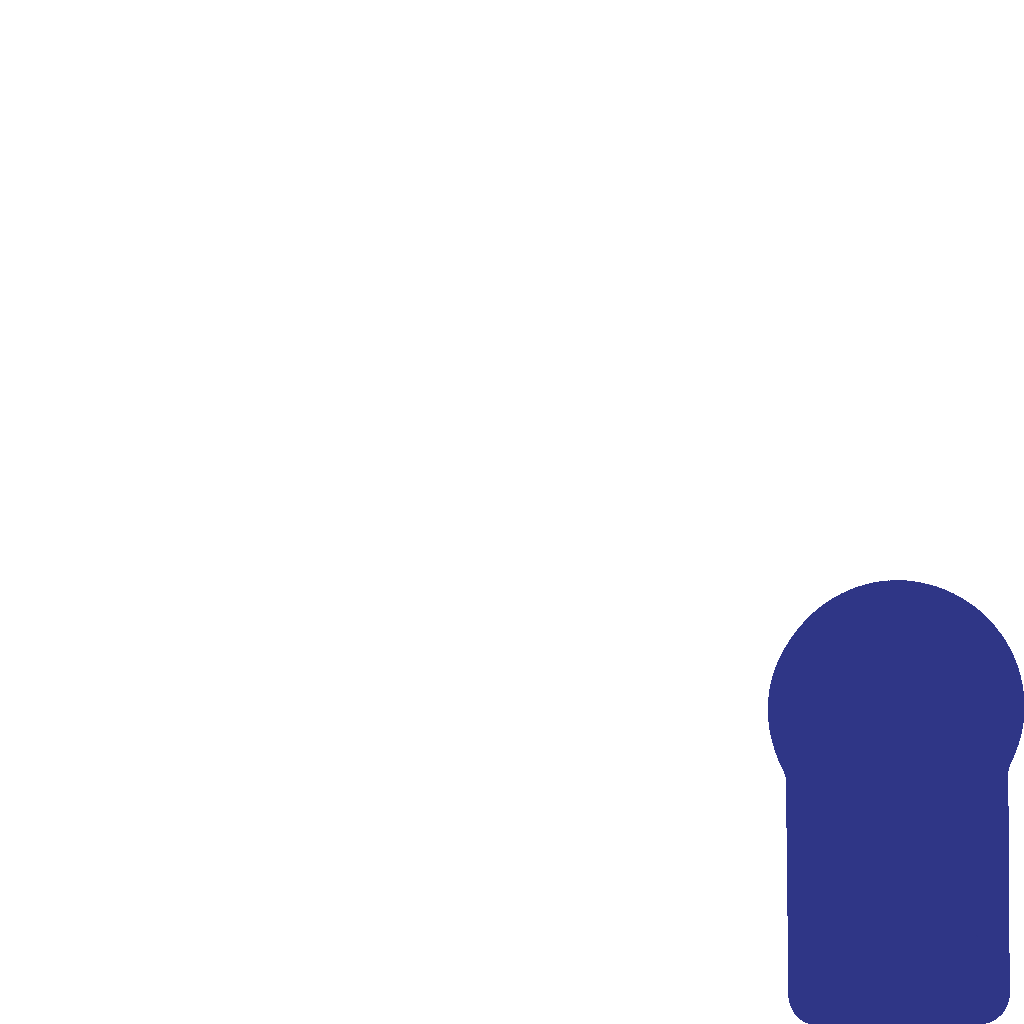
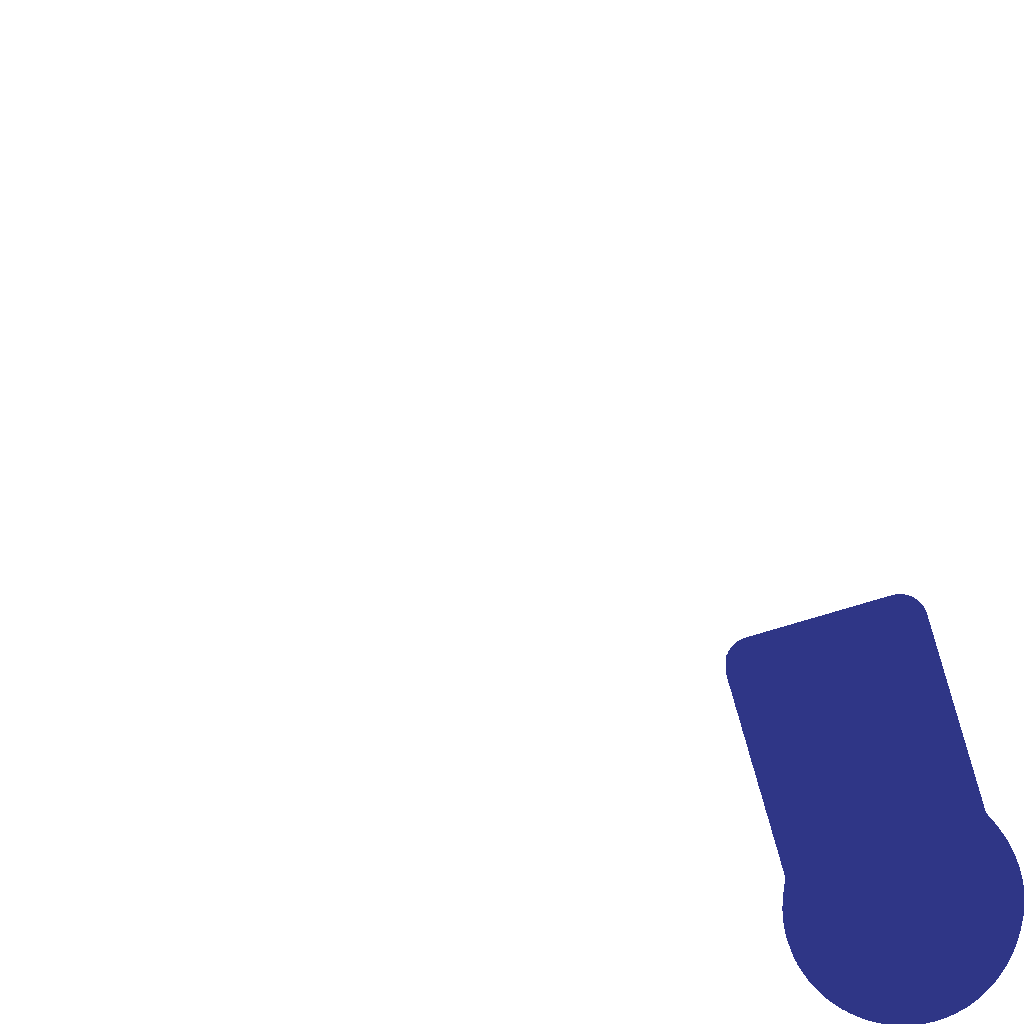
The second 1024x1024 image is a revision of the first. Changes to its layers:
removed layer "Link R" over (814, 982, 996, 1003)
added layer "icons" above "背景" over (726, 580, 1024, 1024)
renamed "rink_r_wire.png" to "背景", painted on it over (726, 580, 1024, 1024)
